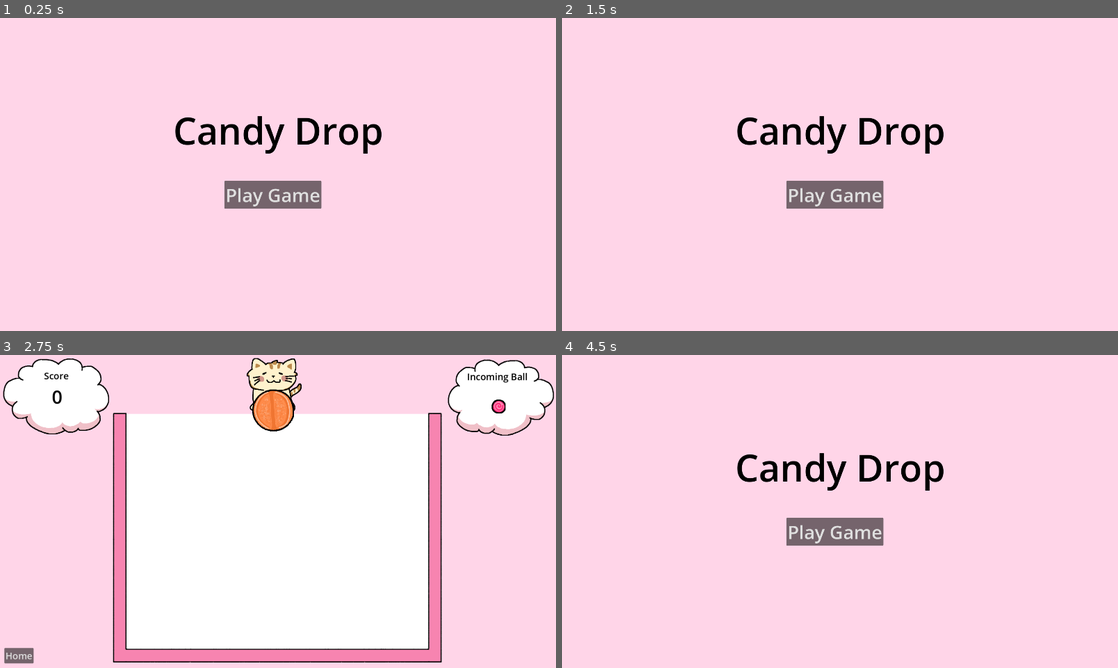
Above: before the commit, frames 1-4 (two rows, left to right).
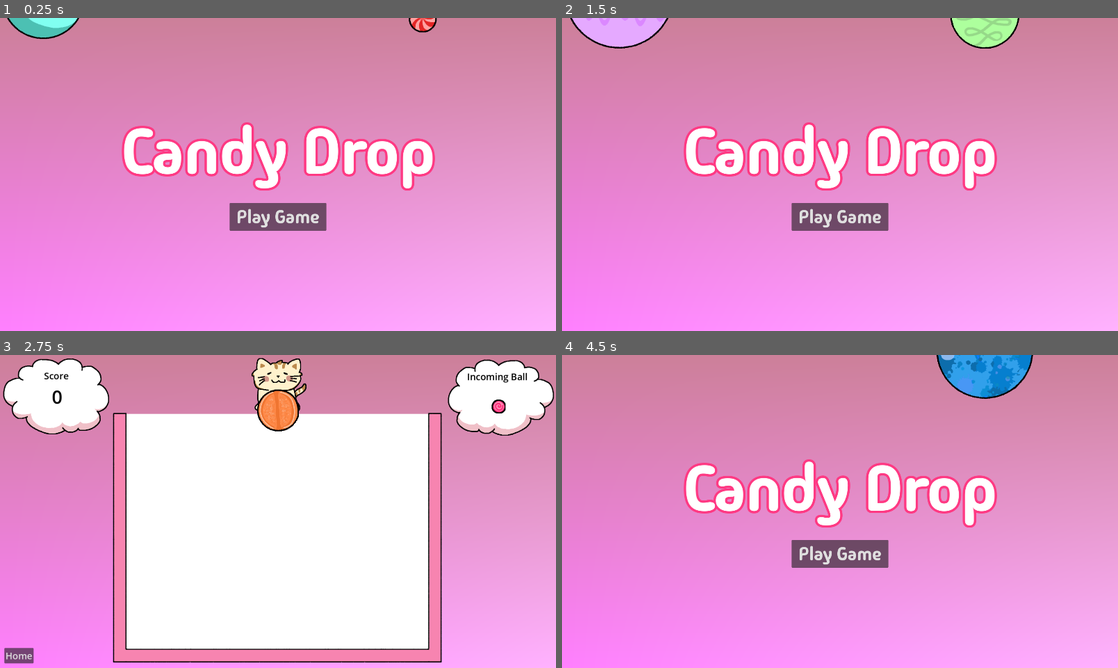
Above: after the commit, the same moments.

Repository: jadicodes/candy-drop
Game: Godot game, scene res://menus/home_menu.tscn
Same seed, same stepped clock (60 frames per second), same inputs: the game is played once before the commit and once after it.
Inputs:
- Up to frame 1 (0.25 s): no input
- Up to frame 2 (1.5 s): click "Play Game" at 0.5 s; click "Home" at 1.25 s
- Up to frame 3 (2.75 s): click "Play Game" at 2 s
- Up to frame 4 (4.5 s): click "Home" at 2.75 s; click "Play Game" at 3.5 s; click "Home" at 4.25 s

The runs differ from the first frame. In frame 1, 100% of the frame differs, in the area x 0-100%, y 0-100%; in frame 2, 100%; in frame 3, 46%; in frame 4, 100%.

Commit message:
Animate main menu

Diff:
--- a/project/menus/home_menu.gd
+++ b/project/menus/home_menu.gd
@@ -1,10 +1,27 @@
 extends Control
 
+var _ball: Ball
 
 func _ready() -> void:
 	if !Sfx._return_playing():
 		Sfx.play_music()
+	var _world_children = _get_ball_children()
+	for ball in _world_children:
+		var color = BallSelector.get_all_balls().pick_random()
+		ball.set_color(color)
+
+
+func _get_ball_children() -> Array:
+	var _ball_children = []
+	for child in get_children():
+		if child is Ball:
+			_ball_children.append(child)
+	return _ball_children
 
 
 func _on_button_pressed():
 	get_tree().change_scene_to_file("res://world/world.tscn")
+
+
+func _on_credits_button_pressed():
+	pass # Replace with function body.
--- a/project/menus/home_menu.tscn
+++ b/project/menus/home_menu.tscn
@@ -1,6 +1,23 @@
-[gd_scene load_steps=2 format=3 uid="uid://cmurum0dh8twv"]
+[gd_scene load_steps=9 format=3 uid="uid://cmurum0dh8twv"]
 
 [ext_resource type="Script" path="res://menus/home_menu.gd" id="1_fq1ym"]
+[ext_resource type="FontFile" uid="uid://djg4b707305yo" path="res://common/MadimiOne-Regular.ttf" id="2_e880r"]
+[ext_resource type="Shader" path="res://world/gradient.gdshader" id="2_h2ivv"]
+[ext_resource type="Texture2D" uid="uid://n48mts1afqog" path="res://common/cloud.png" id="3_2rgmi"]
+[ext_resource type="PackedScene" uid="uid://bbye728peikrm" path="res://ball/ball.tscn" id="4_t1ru4"]
+
+[sub_resource type="ShaderMaterial" id="ShaderMaterial_w5lru"]
+shader = ExtResource("2_h2ivv")
+shader_parameter/topleft = Color(0.8, 0.5, 0.6, 1)
+shader_parameter/topright = Color(0.8, 0.5, 0.6, 1)
+shader_parameter/bottomleft = Color(1, 0.5, 1, 1)
+shader_parameter/bottomright = Color(1, 0.7, 1, 1)
+
+[sub_resource type="Theme" id="Theme_6vk5e"]
+default_font = ExtResource("2_e880r")
+
+[sub_resource type="RectangleShape2D" id="RectangleShape2D_vjhx5"]
+size = Vector2(64, 2096)
 
 [node name="HomeMenu" type="Control"]
 layout_mode = 3
@@ -12,34 +29,134 @@
 script = ExtResource("1_fq1ym")
 
 [node name="ColorRect" type="ColorRect" parent="."]
+material = SubResource("ShaderMaterial_w5lru")
+layout_mode = 0
 offset_right = 1920.0
 offset_bottom = 1080.0
 color = Color(1, 0.835294, 0.909804, 1)
 
 [node name="Label" type="Label" parent="."]
+z_index = 10
 layout_mode = 1
 anchors_preset = 8
 anchor_left = 0.5
 anchor_top = 0.5
 anchor_right = 0.5
 anchor_bottom = 0.5
-offset_left = -362.5
-offset_top = -240.5
-offset_right = 362.5
-offset_bottom = -65.5
+offset_left = -443.5
+offset_top = -199.0
+offset_right = 443.5
+offset_bottom = 39.0
 grow_horizontal = 2
 grow_vertical = 2
-theme_override_colors/font_color = Color(0, 0, 0, 1)
-theme_override_font_sizes/font_size = 128
+theme = SubResource("Theme_6vk5e")
+theme_override_colors/font_color = Color(1, 1, 1, 1)
+theme_override_colors/font_outline_color = Color(1, 0.223529, 0.513726, 1)
+theme_override_constants/outline_size = 32
+theme_override_font_sizes/font_size = 220
 text = "Candy Drop"
+horizontal_alignment = 1
+vertical_alignment = 1
 
 [node name="Button" type="Button" parent="."]
-layout_mode = 0
-offset_left = 775.0
-offset_top = 562.0
-offset_right = 1109.0
-offset_bottom = 658.0
+z_index = 10
+layout_mode = 1
+anchors_preset = 8
+anchor_left = 0.5
+anchor_top = 0.5
+anchor_right = 0.5
+anchor_bottom = 0.5
+offset_left = -167.0
+offset_top = 98.0
+offset_right = 167.0
+offset_bottom = 194.0
+grow_horizontal = 2
+grow_vertical = 2
+theme_override_fonts/font = ExtResource("2_e880r")
 theme_override_font_sizes/font_size = 64
 text = "Play Game"
 
+[node name="CreditsButton" type="TextureButton" parent="."]
+visible = false
+layout_mode = 0
+offset_left = 1509.0
+offset_top = 781.0
+offset_right = 1909.0
+offset_bottom = 1061.0
+texture_normal = ExtResource("3_2rgmi")
+
+[node name="Label" type="Label" parent="CreditsButton"]
+layout_mode = 0
+offset_left = 96.0
+offset_top = 94.0
+offset_right = 293.0
+offset_bottom = 179.0
+theme_override_colors/font_color = Color(0, 0, 0, 1)
+theme_override_colors/font_outline_color = Color(1, 0.223529, 0.513726, 1)
+theme_override_constants/outline_size = 12
+theme_override_fonts/font = ExtResource("2_e880r")
+theme_override_font_sizes/font_size = 64
+text = "Credits"
+
+[node name="Ball" parent="." instance=ExtResource("4_t1ru4")]
+position = Vector2(103, -96)
+
+[node name="Ball2" parent="." instance=ExtResource("4_t1ru4")]
+position = Vector2(440, -404)
+
+[node name="Ball3" parent="." instance=ExtResource("4_t1ru4")]
+position = Vector2(795, -181)
+
+[node name="Ball4" parent="." instance=ExtResource("4_t1ru4")]
+position = Vector2(1062, -896)
+
+[node name="Ball5" parent="." instance=ExtResource("4_t1ru4")]
+position = Vector2(1460, -27)
+
+[node name="Ball6" parent="." instance=ExtResource("4_t1ru4")]
+position = Vector2(1848, -363)
+
+[node name="Ball7" parent="." instance=ExtResource("4_t1ru4")]
+position = Vector2(324, -495)
+
+[node name="Ball8" parent="." instance=ExtResource("4_t1ru4")]
+position = Vector2(654, -777)
+
+[node name="Ball9" parent="." instance=ExtResource("4_t1ru4")]
+position = Vector2(897, -627)
+
+[node name="Ball10" parent="." instance=ExtResource("4_t1ru4")]
+position = Vector2(1446, -726)
+
+[node name="Ball11" parent="." instance=ExtResource("4_t1ru4")]
+position = Vector2(1636, -614)
+
+[node name="Container" type="StaticBody2D" parent="."]
+
+[node name="CollisionShape2D" type="CollisionShape2D" parent="Container"]
+position = Vector2(-26, 571)
+shape = SubResource("RectangleShape2D_vjhx5")
+
+[node name="CollisionShape2D2" type="CollisionShape2D" parent="Container"]
+position = Vector2(1949, 553)
+shape = SubResource("RectangleShape2D_vjhx5")
+
+[node name="CollisionShape2D3" type="CollisionShape2D" parent="Container"]
+position = Vector2(915, 1111)
+rotation = 1.5708
+shape = SubResource("RectangleShape2D_vjhx5")
+
+[node name="Ball12" parent="." instance=ExtResource("4_t1ru4")]
+position = Vector2(300, -1197)
+
+[node name="Ball13" parent="." instance=ExtResource("4_t1ru4")]
+position = Vector2(1284, -1019)
+
+[node name="Ball14" parent="." instance=ExtResource("4_t1ru4")]
+position = Vector2(1640, -1442)
+
+[node name="Ball15" parent="." instance=ExtResource("4_t1ru4")]
+position = Vector2(891, -1654)
+
 [connection signal="pressed" from="Button" to="." method="_on_button_pressed"]
+[connection signal="pressed" from="CreditsButton" to="." method="_on_credits_button_pressed"]
--- /dev/null
+++ b/project/world/gradient.gdshader
@@ -0,0 +1,12 @@
+shader_type canvas_item;
+
+uniform vec4 topleft:source_color = vec4(0.8, 0.6, 0.6, 1);
+uniform vec4 topright:source_color = vec4(0.8, 0.6, 0.6, 1);
+uniform vec4 bottomleft:source_color = vec4(1, 0.7, 1, 1);
+uniform vec4 bottomright:source_color = vec4(1, 0.7, 1, 1);
+
+void fragment() {
+	vec4 top = mix(topleft, topright, UV.x);
+	vec4 bottom = mix(bottomleft, bottomright, UV.x);
+	COLOR =  mix(top, bottom, UV.y);
+}
--- a/project/world/incoming_ball_display/incoming_ball_display.tscn
+++ b/project/world/incoming_ball_display/incoming_ball_display.tscn
@@ -1,7 +1,7 @@
 [gd_scene load_steps=4 format=3 uid="uid://p7xfudp5872f"]
 
 [ext_resource type="Script" path="res://world/incoming_ball_display/incoming_ball_display.gd" id="1_qse54"]
-[ext_resource type="Texture2D" uid="uid://n48mts1afqog" path="res://world/cloud.png" id="2_c4aku"]
+[ext_resource type="Texture2D" uid="uid://n48mts1afqog" path="res://common/cloud.png" id="2_c4aku"]
 
 [sub_resource type="PlaceholderTexture2D" id="PlaceholderTexture2D_be7is"]
 
--- a/project/world/score/score_display.tscn
+++ b/project/world/score/score_display.tscn
@@ -1,6 +1,6 @@
 [gd_scene load_steps=3 format=3 uid="uid://bepi6tiubt537"]
 
-[ext_resource type="Texture2D" uid="uid://n48mts1afqog" path="res://world/cloud.png" id="1_0wd3v"]
+[ext_resource type="Texture2D" uid="uid://n48mts1afqog" path="res://common/cloud.png" id="1_0wd3v"]
 [ext_resource type="Script" path="res://world/score/score_display.gd" id="1_jy011"]
 
 [node name="ScoreDisplay" type="Control"]
--- a/project/world/world.tscn
+++ b/project/world/world.tscn
@@ -1,11 +1,19 @@
-[gd_scene load_steps=12 format=3 uid="uid://dpexjv1puyyhu"]
+[gd_scene load_steps=14 format=3 uid="uid://dpexjv1puyyhu"]
 
 [ext_resource type="Script" path="res://world/world.gd" id="1_n5cpv"]
+[ext_resource type="Shader" path="res://world/gradient.gdshader" id="2_s222o"]
 [ext_resource type="PackedScene" uid="uid://bh7tdnn74p43n" path="res://cat/cat.tscn" id="3_8k7rl"]
 [ext_resource type="PackedScene" uid="uid://p7xfudp5872f" path="res://world/incoming_ball_display/incoming_ball_display.tscn" id="4_rg6vh"]
 [ext_resource type="Texture2D" uid="uid://1ng3jp6oki5y" path="res://world/walls.png" id="5_art37"]
 [ext_resource type="PackedScene" uid="uid://ddcyx76wfjr33" path="res://world/particles/particles.tscn" id="5_d0fa3"]
 [ext_resource type="PackedScene" uid="uid://bepi6tiubt537" path="res://world/score/score_display.tscn" id="6_y6sg2"]
+
+[sub_resource type="ShaderMaterial" id="ShaderMaterial_82q4f"]
+shader = ExtResource("2_s222o")
+shader_parameter/topleft = Color(0.8, 0.5, 0.6, 1)
+shader_parameter/topright = Color(0.8, 0.5, 0.6, 1)
+shader_parameter/bottomleft = Color(1, 0.5, 1, 1)
+shader_parameter/bottomright = Color(1, 0.7, 1, 1)
 
 [sub_resource type="RectangleShape2D" id="RectangleShape2D_ie0kb"]
 size = Vector2(44, 1056.37)
@@ -56,9 +64,10 @@
 script = ExtResource("1_n5cpv")
 
 [node name="ColorRect" type="ColorRect" parent="."]
+material = SubResource("ShaderMaterial_82q4f")
 offset_right = 1920.0
 offset_bottom = 1080.0
-color = Color(1, 0.835294, 0.909804, 1)
+color = Color(1, 0.827451, 0.768627, 1)
 
 [node name="ColorRect2" type="ColorRect" parent="."]
 anchors_preset = 7
Binary file added: project/common/MadimiOne-Regular.ttf
Not shown, added: project/common/MadimiOne-Regular.ttf.import
Not shown, added: project/common/OFL.txt
Renamed: project/world/cloud.png -> project/common/cloud.png
Not shown, changed: project/common/cloud.png.import
